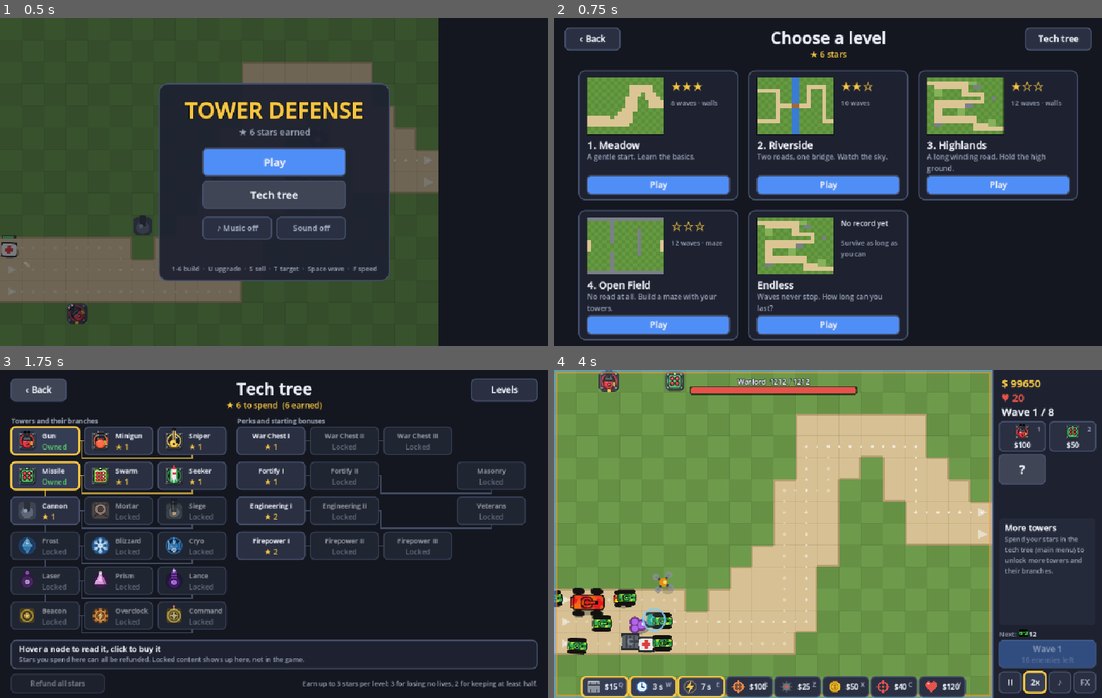
Above: before the commit, frames 1-4 (two rows, left to right).
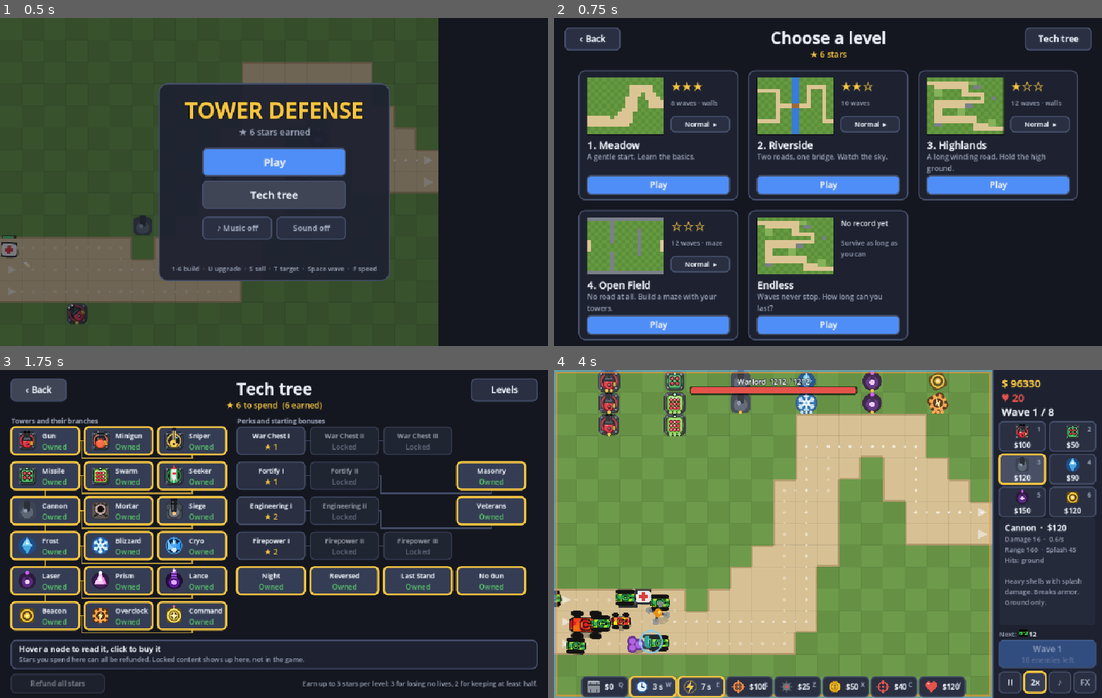
Above: after the commit, the same moments.

Repository: DonnyPlease/tower_defense
Game: Godot game, scene res://tools/screenshots.tscn
Same seed, same stepped clock (60 frames per second), same inputs: the game is played once before the commit and once after it. This scene is started directly instead of the project's main scene.
Inputs (mouse positions are in pixels of both pictures, inside the frame that each line leads up to):
- Up to frame 1 (0.5 s): no input
- Up to frame 2 (0.75 s): tap Enter at 0.5 s; move the mouse to (828, 162) at 0.52 s; hold W from 0.53 s (still down); tap 1 at 0.6 s; click (828, 162) at 0.67 s
- Up to frame 3 (1.75 s): tap Space at 0.77, 1.07, 1.25, 1.52, 1.55 s; tap E at 0.8, 1.35 s; move the mouse to (38, 389) at 1.27 s; release W at 1.28 s; hold S from 1.28 s (still down); click (38, 389) at 1.42 s
- Up to frame 4 (4 s): tap Space at 1.82, 2.1, 3.02, 3.32, 3.77, 3.8 s; move the mouse to (1019, 435) at 2.02 s; release S at 2.03 s; hold W 2.03-3.53 s; click (1019, 435) at 2.17 s; tap 1 at 2.3, 2.85 s; move the mouse to (1074, 435) at 2.77 s; click (1074, 435) at 2.92 s; tap E at 3.05 s; move the mouse to (1019, 468) at 3.52 s; hold S from 3.53 s (still down); tap Q at 3.6 s; click (1019, 468) at 3.67 s

Frame 1 is identical in both runs. In frame 2, 0.8% of the frame differs, in the area x 21-95%, y 29-78%; in frame 3, 21%, in the area x 1-97%, y 17-81%; in frame 4, 7.2%.

Commit message:
Add level variants: night, reversed, last stand and no gun
Every level can be played with a twist once its variant is unlocked in the
tech tree, and each variant earns stars of its own. Night darkens the field
(a shader lights the ground around towers) and shortens every tower's
range by 20%; Reversed swaps entrances and exits; Last Stand has 5 lives;
No Gun bans the Gun. A switch on each level card picks the variant; saved
games and restarts keep it (level ids like meadow@night).

Co-Authored-By: Claude Opus 5.5 <noreply@anthropic.com>
Claude-Session: https://claude.ai/code/session_01XU3kyMMcUQrufofKSQgHVe

Diff:
--- a/src/data/level_def.gd
+++ b/src/data/level_def.gd
@@ -12,7 +12,9 @@
 ## In `road_walls` levels enemies stay on the road, but walls (and towers on
 ## walls) can be built on it where it is wide enough, and enemies walk around them.
 
-var id: String
+var id: String ## "meadow", or with a variant "meadow@night"
+var base_id: String ## the level without its variant ("meadow")
+var variant: String = "" ## "" for the level as designed (see Levels.VARIANTS)
 var name: String
 var description: String
 var tiles: PackedStringArray
@@ -23,12 +25,19 @@
 ## Multiplies every enemy's hitpoints on this level (the main difficulty knob).
 var hp_scale: float = 1.0
 var waves: Array[Wave] = []
+## Variants: multiplies every tower's range (night), and towers that can't be built.
+var tower_range: float = 1.0
+var banned: Array[String] = []
 
 
 ## A copy with a different hitpoint scale (used by the balance tuner).
 func with_hp_scale(value: float) -> LevelDef:
 	var copy := LevelDef.new()
 	copy.id = id
+	copy.base_id = base_id
+	copy.variant = variant
+	copy.tower_range = tower_range
+	copy.banned = banned
 	copy.name = name
 	copy.description = description
 	copy.tiles = tiles
--- a/src/data/levels.gd
+++ b/src/data/levels.gd
@@ -6,7 +6,11 @@
 static var ENDLESS: LevelDef = _build_endless()
 
 
+## A level by id; "meadow@night" is Meadow's night variant.
 static func by_id(id: String) -> LevelDef:
+	var at: int = id.find("@")
+	if at >= 0:
+		return with_variant(by_id(id.substr(0, at)), id.substr(at + 1))
 	for level: LevelDef in LEVELS:
 		if level.id == id:
 			return level
@@ -24,6 +28,7 @@
 		tiles: PackedStringArray, waves: Array[Wave], maze: bool = false, road_walls: bool = false) -> LevelDef:
 	var l := LevelDef.new()
 	l.id = id
+	l.base_id = id
 	l.name = name
 	l.description = description
 	l.money = money
@@ -164,6 +169,73 @@
 		], true)
 
 	return [meadow, riverside, highlands, openfield]
+
+
+# ---- Variants -------------------------------------------------------------------
+
+## Twists on the same maps. Each is unlocked in the tech tree (the node has the
+## variant's id) and earns stars of its own.
+const VARIANTS: Array[String] = ["night", "reversed", "laststand", "nogun"]
+
+
+class LevelVariant:
+	var id: String
+	var name: String
+	var description: String
+	var tower_range: float = 1.0
+	var lives: int = 0 ## 0: the level's own
+	var banned: Array[String] = []
+	var reversed: bool = false
+
+	func _init(p_id: String, p_name: String, p_description: String) -> void:
+		id = p_id
+		name = p_name
+		description = p_description
+
+
+static var _variants: Dictionary[String, LevelVariant] = _build_variants()
+
+
+static func _build_variants() -> Dictionary[String, LevelVariant]:
+	var night := LevelVariant.new("night", "Night", "It's dark: every tower sees 20% less far.")
+	night.tower_range = 0.8
+	var reversed := LevelVariant.new("reversed", "Reversed", "Enemies come in where they used to leave, and leave where they came in.")
+	reversed.reversed = true
+	var last := LevelVariant.new("laststand", "Last Stand", "Only 5 lives.")
+	last.lives = 5
+	var nogun := LevelVariant.new("nogun", "No Gun", "The Gun can't be built.")
+	nogun.banned = ["gun"]
+	return {"night": night, "reversed": reversed, "laststand": last, "nogun": nogun}
+
+
+static func get_variant(id: String) -> LevelVariant:
+	assert(_variants.has(id), "Unknown variant '%s'" % id)
+	return _variants[id]
+
+
+static func is_variant(id: String) -> bool:
+	return _variants.has(id)
+
+
+## The level with a variant applied ("" or an unknown variant: the level itself).
+static func with_variant(level: LevelDef, variant_id: String) -> LevelDef:
+	if not is_variant(variant_id) or level.id == ENDLESS.id:
+		return level
+	var v: LevelVariant = get_variant(variant_id)
+	var l: LevelDef = level.with_hp_scale(level.hp_scale)
+	l.id = "%s@%s" % [level.id, v.id]
+	l.variant = v.id
+	l.name = "%s (%s)" % [level.name, v.name]
+	l.tower_range = v.tower_range
+	l.banned = v.banned
+	if v.lives > 0:
+		l.lives = v.lives
+	if v.reversed:
+		var tiles: PackedStringArray = []
+		for row: String in level.tiles:
+			tiles.append(row.replace("S", "?").replace("E", "S").replace("?", "E"))
+		l.tiles = tiles
+	return l
 
 
 # ---- Endless mode ------------------------------------------------------------
--- a/src/data/tech.gd
+++ b/src/data/tech.gd
@@ -8,7 +8,7 @@
 ## The screen lays the nodes out on a grid (`col`, `row`): towers and their
 ## branches on the left, perks, starting bonuses and challenges on the right.
 
-enum Kind { TOWER, BRANCH, PERK, BONUS }
+enum Kind { TOWER, BRANCH, PERK, BONUS, VARIANT }
 
 ## Owned from the start, for free.
 const START: Array[String] = ["gun", "missile"]
@@ -107,6 +107,13 @@
 		"Your first %d walls in every game are free." % MASONRY_WALLS))
 	out.append(TechNode.new("veterans", "Veterans", Kind.BONUS, 2, ["engineering2"], 4, 6, 2,
 		"The first tower you build in every game starts at level 2."))
+
+	# Level variants: the same maps with a twist, each with stars of its own.
+	var earned_for: Array[int] = [4, 6, 8, 10]
+	for i: int in Levels.VARIANTS.size():
+		var v: Levels.LevelVariant = Levels.get_variant(Levels.VARIANTS[i])
+		out.append(TechNode.new(v.id, v.name, Kind.VARIANT, 1, [], earned_for[i], 3 + i, 4,
+			"Level variant: %s Every level can be played this way, for 3 more stars each." % v.description))
 	return out
 
 
--- a/src/game/profile.gd
+++ b/src/game/profile.gd
@@ -264,6 +264,22 @@
 	return rank
 
 
+## Level variants unlocked in the tree.
+func is_variant_unlocked(variant: String) -> bool:
+	return Levels.is_variant(variant) and owns(variant)
+
+
+## The ways a level can be played: "" (as designed) and the unlocked variants.
+func variants_for(level_id: String) -> Array[String]:
+	var out: Array[String] = [""]
+	if level_id == Levels.ENDLESS.id:
+		return out
+	for v: String in Levels.VARIANTS:
+		if is_variant_unlocked(v):
+			out.append(v)
+	return out
+
+
 ## What the tree changes in a game: perks and starting bonuses.
 func modifiers() -> Perks.Modifiers:
 	var ranks: Dictionary[String, int] = {}
--- a/src/scenes/game_scene.gd
+++ b/src/scenes/game_scene.gd
@@ -609,7 +609,7 @@
 		var ok: bool = reason == World.BlockReason.NONE and world.can_afford(tool)
 		var color: Color = Color.WHITE if ok else Palette.RED
 		if reason != World.BlockReason.TERRAIN:
-			var reach: float = Towers.get_def(tool).levels[0].attack_range \
+			var reach: float = Towers.get_def(tool).levels[0].attack_range * world.tower_range \
 				* (Config.HIGH_GROUND_RANGE if (world.map.is_high_ground(col, row) or world.has_wall(col, row)) else 1.0)
 			g.draw_circle(center, reach, Color(color, 0.12))
 			Paint.stroke_circle(g, center.x, center.y, reach, 2, Color(color, 0.6))
--- a/src/scenes/level_select_scene.gd
+++ b/src/scenes/level_select_scene.gd
@@ -1,6 +1,7 @@
 class_name LevelSelectScene
 extends Node2D
-## Pick a level (or endless mode).
+## Pick a level (or endless mode), and how to play it: as designed or one of
+## the variants unlocked in the tech tree (night, reversed, ...).
 
 const CARD_W: float = 290
 const CARD_H: float = 236
@@ -10,11 +11,18 @@
 var play_buttons: Dictionary[String, GameButton] = {}
 var back_button: GameButton
 var tech_button: GameButton
+## The button that switches a card between its variants, by level id (only
+## levels with variants unlocked have one).
+var variant_buttons: Dictionary[String, GameButton] = {}
 
 var _stars: TextLabel
 ## Each card's status line ("★★☆", "Best: 4 waves") and description, by level id.
 var _status: Dictionary[String, TextLabel] = {}
 var _desc: Dictionary[String, TextLabel] = {}
+## The variant each card will play ("" as designed), by level id.
+var _chosen: Dictionary[String, String] = {}
+var _cards: Dictionary[String, Card] = {}
+var _profile: Profile
 
 
 class Card:
@@ -31,6 +39,7 @@
 
 func _ready() -> void:
 	var profile: Profile = Profile.load_profile()
+	_profile = profile
 	var ui := Control.new()
 	ui.size = Vector2(Config.WIDTH, Config.HEIGHT)
 	ui.mouse_filter = Control.MOUSE_FILTER_IGNORE
@@ -96,16 +105,43 @@
 		var id: String = card.id
 		_status[id] = status
 		_desc[id] = desc
+		_cards[id] = card
+		_chosen[id] = ""
 		var play := GameButton.new(Rect2(x + 15, y + CARD_H - 44, CARD_W - 30, 34), "Play" if unlocked else "Locked",
 			func() -> void:
 				if unlocked:
-					Router.goto_game(id)).font(15)
+					Router.goto_game(play_id(id))).font(15)
+		var variants: Array[String] = profile.variants_for(id)
+		if unlocked and variants.size() > 1:
+			var vb := GameButton.new(Rect2(x + 168, y + 84, CARD_W - 183, 28), "Normal  ▸", func() -> void: next_variant(id)) \
+				.font(12)
+			ui.add_child(vb)
+			variant_buttons[id] = vb
 		if unlocked:
 			play.primary()
 		ui.add_child(play)
 		play.set_enabled(unlocked)
 		play_buttons[id] = play
 	Audio.set_intensity(0)
+
+
+## The level id the card's Play button starts ("meadow" or "meadow@night").
+func play_id(id: String) -> String:
+	var v: String = _chosen.get(id, "")
+	return id if v.is_empty() else "%s@%s" % [id, v]
+
+
+## Switches a card to its next variant (wrapping back to the level as designed).
+func next_variant(id: String) -> void:
+	var variants: Array[String] = _profile.variants_for(id)
+	var i: int = variants.find(_chosen.get(id, ""))
+	var v: String = variants[(i + 1) % variants.size()]
+	_chosen[id] = v
+	var b: GameButton = variant_buttons[id]
+	b.set_label(("%s  ▸" % Levels.get_variant(v).name) if not v.is_empty() else "Normal  ▸")
+	b.set_selected(not v.is_empty())
+	_status[id].show_text(Format.star_string(_profile.stars_on(play_id(id))))
+	_desc[id].show_text(Levels.get_variant(v).description if not v.is_empty() else _cards[id].desc)
 
 
 func _card_background(x: float, y: float, map: GameMap, unlocked: bool) -> PainterView:
--- a/src/sim/tower.gd
+++ b/src/sim/tower.gd
@@ -41,6 +41,7 @@
 var targets: Array[Enemy] = []
 var buff: float = 0.0 ## fire-rate bonus from nearby beacons, set by the world every tick
 var range_buff: float = 0.0 ## range bonus from a nearby command post, set by the world every tick
+var range_factor: float = 1.0 ## the level's range multiplier (night), see set_range_factor
 var heat: int = 0 ## laser: ticks spent on the current target
 var spin: float = 0.0 ## minigun: 0..1, how far it has spun up
 
@@ -99,7 +100,7 @@
 
 func _refresh_stats() -> void:
 	stats = Towers.level_stats(kind, level, branch_id)
-	_base_range = stats.attack_range * (Config.HIGH_GROUND_RANGE if high_ground else 1.0)
+	_base_range = stats.attack_range * (Config.HIGH_GROUND_RANGE if high_ground else 1.0) * range_factor
 	attack_range = _base_range * (1 + range_buff)
 
 
@@ -107,6 +108,11 @@
 func set_branch(b: TowerBranch) -> void:
 	branch = b
 	level = Towers.BRANCH_LEVEL
+
+
+func set_range_factor(value: float) -> void:
+	range_factor = value
+	_refresh_stats()
 
 
 func set_range_buff(value: float) -> void:
--- a/src/sim/world.gd
+++ b/src/sim/world.gd
@@ -54,6 +54,7 @@
 
 var map: GameMap
 var level_id: String
+var variant: String = "" ## the level's variant ("" as designed), see Levels.VARIANTS
 var endless: bool
 var modifiers: Perks.Modifiers
 var start_lives: int
@@ -77,6 +78,8 @@
 var damage_multiplier: float = 1.0
 ## Tower branches the player can't choose yet (all are open by default).
 var locked_branches: Dictionary[String, bool] = {}
+## Every tower's range is multiplied by this (a night variant).
+var tower_range: float = 1.0
 ## Starting bonuses from the tech tree: walls still free in this game, and
 ## whether the next tower built starts at level 2.
 var free_walls_left: int = 0
@@ -105,9 +108,12 @@
 	map = GameMap.new(level.name, level.tiles, level.maze, level.road_walls)
 	assert(map.error.is_empty(), map.error)
 	level_id = level.id
+	variant = level.variant
 	modifiers = p_modifiers if p_modifiers != null else Perks.no_modifiers()
 	for kind: String in unlocked:
-		_unlocked[kind] = true
+		if not level.banned.has(kind):
+			_unlocked[kind] = true
+	tower_range = level.tower_range
 	_endless_waves = endless_waves
 	endless = endless_waves.is_valid()
 	_static_waves = level.waves
@@ -282,6 +288,8 @@
 	var cost: int = cost_of(kind)
 	# A wall under a tower raises it like high ground does.
 	var tower := Tower.new(kind, col, row, map.is_high_ground(col, row) or has_wall(col, row), cost)
+	if tower_range != 1.0:
+		tower.set_range_factor(tower_range)
 	if veteran_left:
 		tower.level = 1 # Veterans: the first tower starts at level 2
 		veteran_left = false
@@ -874,6 +882,7 @@
 		if not (map.is_buildable_terrain(save.col, save.row) or walled) or not Towers.is_kind(save.kind):
 			continue
 		var tower := Tower.new(save.kind, save.col, save.row, map.is_high_ground(save.col, save.row) or walled, save.invested)
+		tower.range_factor = tower_range
 		var b: String = save.branch
 		if Towers.is_branch(b) and Towers.get_branch(b).kind == save.kind and save.level >= Towers.BRANCH_LEVEL:
 			tower.branch = Towers.get_branch(b)
--- a/src/view/field_view.gd
+++ b/src/view/field_view.gd
@@ -46,6 +46,8 @@
 var _beams: DrawNode
 var _bars: DrawNode
 var _rings: RingLayer
+## Darkness of night variants (null otherwise).
+var night: NightLayer = null
 var _explosion: Burst
 var _sparks: Burst
 var _smoke: Burst
@@ -75,6 +77,9 @@
 	add_child(_abilities)
 	_rings = RingLayer.new(D_EFFECTS)
 	add_child(_rings)
+	if world.variant == "night":
+		night = NightLayer.new()
+		add_child(night)
 
 	_explosion = Burst.new(D_EFFECTS).speed(40, 170).lifespan(250, 550).scale_over_life(0.7, 0) \
 		.colors([0xffd166, 0xff8c42, 0xef476f, 0x8d99ae])
@@ -262,6 +267,8 @@
 		_mines.queue_redraw()
 	_mines_drawn = not world.mines.is_empty()
 	_abilities.queue_redraw()
+	if night != null:
+		night.sync(world)
 	_sync_towers()
 	_sync_enemies()
 	if _frame_count % 3 == 0:
--- /dev/null
+++ b/src/view/night.gdshader
@@ -0,0 +1,21 @@
+shader_type canvas_item;
+// Darkness over the field at night, with a pool of light around every tower.
+
+const int MAX_LIGHTS = 64;
+uniform vec4 lights[MAX_LIGHTS]; // x, y, radius (field pixels)
+uniform int count = 0;
+uniform vec2 field_size = vec2(800.0, 600.0);
+uniform float darkness = 0.58;
+
+void fragment() {
+	vec2 p = UV * field_size;
+	float lit = 0.0;
+	for (int i = 0; i < MAX_LIGHTS; i++) {
+		if (i >= count) {
+			break;
+		}
+		float d = distance(p, lights[i].xy);
+		lit = max(lit, 1.0 - smoothstep(lights[i].z * 0.45, lights[i].z, d));
+	}
+	COLOR = vec4(0.02, 0.03, 0.12, darkness * (1.0 - lit));
+}
--- /dev/null
+++ b/src/view/night_layer.gd
@@ -0,0 +1,37 @@
+class_name NightLayer
+extends ColorRect
+## Night variants: darkness over the field, lit around every tower (a shader).
+
+const MAX_LIGHTS: int = 64
+const LIGHT_RADIUS: float = 70.0
+const DEPTH: int = 39 ## over towers and enemies, under health bars and effects
+
+var _material := ShaderMaterial.new()
+
+
+func _init() -> void:
+	size = Vector2(Config.FIELD_W, Config.FIELD_H)
+	mouse_filter = Control.MOUSE_FILTER_IGNORE
+	z_index = DEPTH
+	z_as_relative = false
+	_material.shader = load("res://src/view/night.gdshader")
+	_material.set_shader_parameter("field_size", size)
+	material = _material
+
+
+## Puts a light on every tower (and the exits, so the way out is never lost).
+func sync(world: World) -> void:
+	var lights: Array[Vector4] = []
+	for e: Vector2i in world.map.ends:
+		var p: Vector2 = GameMap.tile_center(e)
+		lights.append(Vector4(p.x, p.y, LIGHT_RADIUS, 0))
+	for t: Tower in world.towers:
+		if lights.size() >= MAX_LIGHTS:
+			break
+		lights.append(Vector4(t.x, t.y, LIGHT_RADIUS, 0))
+	var packed: Array[Vector4] = lights.duplicate()
+	packed.resize(MAX_LIGHTS)
+	for i: int in range(lights.size(), MAX_LIGHTS):
+		packed[i] = Vector4.ZERO
+	_material.set_shader_parameter("lights", packed)
+	_material.set_shader_parameter("count", lights.size())
--- /dev/null
+++ b/tests/smoke/test_variants.gd
@@ -0,0 +1,101 @@
+extends SceneTestCase
+## Level variants on the level select screen and in the game: choosing one,
+## playing it, and what it looks like (night is dark).
+
+
+func open_levels() -> LevelSelectScene:
+	Router.goto_levels()
+	if not await wait_for_scene("LevelSelectScene"):
+		return null
+	return scene()
+
+
+func test_without_variants_a_card_just_plays_the_level() -> void:
+	use_profile({"meadow": 3})
+	var levels: LevelSelectScene = await open_levels()
+	if levels == null:
+		return
+	expect_true(levels.variant_buttons.is_empty(), "no variants unlocked: no switch")
+
+
+func test_choosing_and_playing_a_variant() -> void:
+	var p: Profile = use_profile({"meadow": 3, "riverside": 1, "meadow@night": 2}, ["night", "reversed"])
+	p.music = false
+	var levels: LevelSelectScene = await open_levels()
+	if levels == null:
+		return
+	expect_true(levels.variant_buttons.has("meadow"))
+	expect_false(levels.variant_buttons.has("openfield"), "locked levels have no switch")
+	expect_false(levels.variant_buttons.has("endless"), "endless has no variants")
+	var b: GameButton = levels.variant_buttons["meadow"]
+	expect_eq(b.label_text(), "Normal  ▸")
+	expect_eq(levels.status_text("meadow"), "★★★")
+	await click_button(b)
+	expect_eq(b.label_text(), "Night  ▸")
+	expect_eq(levels.status_text("meadow"), "★★☆", "the night's own stars")
+	expect_contains(levels.description_text("meadow"), "20% less far")
+	await click_button(b)
+	expect_eq(b.label_text(), "Reversed  ▸")
+	expect_eq(levels.status_text("meadow"), "☆☆☆")
+	await click_button(b)
+	expect_eq(b.label_text(), "Normal  ▸", "back round to the level as designed")
+	await click_button(b)
+	await click_button(levels.play_buttons["meadow"])
+	if not await wait_for_scene("GameScene"):
+		return
+	var game: GameScene = scene()
+	expect_eq(game.level_id, "meadow@night")
+	expect_eq(game.world.variant, "night")
+	expect_contains(game.banner_text(), "Meadow (Night)")
+	await press_key(KEY_1)
+	await click_tile(6, 9)
+	expect_eq(game.world.towers.size(), 1)
+	if game.world.towers.is_empty():
+		return
+	var t: Tower = game.world.towers[0]
+	expect_near(t.attack_range, Towers.get_def("gun").levels[0].attack_range * 0.8)
+	# Restarting keeps the variant.
+	await press_key(KEY_ESCAPE)
+	await press_key(KEY_ESCAPE)
+	var old: int = game.get_instance_id()
+	await click_button(game.pause_overlay.button("Restart level"))
+	expect_true(await until(func() -> bool: return scene() is GameScene and scene().get_instance_id() != old, 300))
+	expect_eq((scene() as GameScene).level_id, "meadow@night")
+
+
+func test_reversed_enemies_come_from_the_other_side() -> void:
+	use_profile({"meadow": 3}, ["reversed"])
+	var game: GameScene = await open_game("riverside@reversed")
+	if game == null:
+		return
+	await press_key(KEY_SPACE)
+	expect_true(await until(func() -> bool: return not game.world.enemies.is_empty(), 300), "an enemy appears")
+	if game.world.enemies.is_empty():
+		return
+	expect_gt(game.world.enemies[0].x, Config.FIELD_W / 2.0, "from the right, where they used to leave")
+
+
+func test_night_is_dark_except_around_towers() -> void:
+	if not rendering_available():
+		skip("needs a display; tests/run.sh uses xvfb-run")
+		return
+	use_profile({"meadow": 3}, ["night"])
+	var game: GameScene = await open_game("meadow@night")
+	if game == null:
+		return
+	expect_not_null(game.field.night)
+	game.world.build("gun", 3, 1)
+	await frames(40) # the dust settles
+	var img: Image = await screenshot()
+	var far: Color = pixel_at(img, tile(16, 13).x + 12, tile(16, 13).y + 12) # grass far from the tower
+	var lit: Color = pixel_at(img, tile(4, 1).x, tile(4, 1).y + 12) # grass right next to it
+	expect_lt(far.get_luminance(), Palette.GRASS.get_luminance() * 0.7, "dark far from the towers")
+	expect_gt(lit.get_luminance(), far.get_luminance() * 1.4, "lit next to a tower")
+
+
+func test_a_normal_level_has_no_darkness() -> void:
+	use_profile()
+	var game: GameScene = await open_game("meadow")
+	if game == null:
+		return
+	expect_null(game.field.night)
--- /dev/null
+++ b/tests/unit/test_variants.gd
@@ -0,0 +1,97 @@
+extends TestCase
+## Level variants: the same maps with a twist (night, reversed, last stand,
+## no gun), each with stars of its own and unlocked in the tech tree.
+
+static var profile_path: String = "user://unit_variants_%d.json" % OS.get_process_id()
+
+
+func before_each() -> void:
+	Profile.storage_path = profile_path
+	Profile.forget_cache()
+	DirAccess.remove_absolute(profile_path)
+	Profile.reset()
+
+
+func after_each() -> void:
+	DirAccess.remove_absolute(profile_path)
+	Profile.storage_path = Profile.DEFAULT_PATH
+	Profile.forget_cache()
+
+
+func test_every_variant_has_a_name_a_description_and_a_tech_node() -> void:
+	for id: String in Levels.VARIANTS:
+		var v: Levels.LevelVariant = Levels.get_variant(id)
+		expect_false(v.name.is_empty(), id)
+		expect_false(v.description.is_empty(), id)
+		expect_true(Tech.is_node(id), "%s is unlocked in the tree" % id)
+
+
+func test_a_variant_level_has_its_own_id_and_resolves_back() -> void:
+	var night: LevelDef = Levels.with_variant(Levels.by_id("meadow"), "night")
+	expect_eq(night.id, "meadow@night")
+	expect_eq(night.base_id, "meadow")
+	expect_eq(night.variant, "night")
+	expect_eq(night.name, "Meadow (Night)")
+	var again: LevelDef = Levels.by_id("meadow@night")
+	expect_eq(again.id, "meadow@night")
+	expect_eq(again.tower_range, night.tower_range)
+	expect_eq(Levels.with_variant(Levels.by_id("meadow"), "").id, "meadow", "no variant: the level itself")
+
+
+func test_night_shortens_every_tower_range() -> void:
+	var w := World.new(Levels.by_id("meadow@night"))
+	var t: Tower = w.build("gun", 0, 0)
+	expect_near(t.attack_range, Towers.get_def("gun").levels[0].attack_range * Levels.get_variant("night").tower_range)
+	w.upgrade(t)
+	expect_near(t.attack_range, Towers.get_def("gun").levels[1].attack_range * Levels.get_variant("night").tower_range)
+
+
+func test_reversed_swaps_the_entrances_and_the_exits() -> void:
+	var normal := World.new(Levels.by_id("riverside"))
+	var reversed := World.new(Levels.by_id("riverside@reversed"))
+	expect_eq(reversed.map.starts, normal.map.ends)
+	expect_eq(reversed.map.ends, normal.map.starts)
+	var e: Enemy = reversed.spawn("scout")
+	expect_gt(e.x, Config.FIELD_W / 2.0, "enemies come from the right now")
+
+
+func test_last_stand_has_few_lives_and_no_gun_bans_the_gun() -> void:
+	var last := World.new(Levels.by_id("highlands@laststand"))
+	expect_eq(last.lives, Levels.get_variant("laststand").lives)
+	var unarmed := World.new(Levels.by_id("meadow@nogun"))
+	expect_false(unarmed.is_unlocked("gun"))
+	expect_null(unarmed.build("gun", 0, 0))
+	expect_not_null(unarmed.build("missile", 0, 0))
+
+
+func test_variants_earn_their_own_stars() -> void:
+	var p: Profile = Profile.load_profile()
+	p.record_win("meadow", 2)
+	expect_eq(p.record_win("meadow@night", 3), 3)
+	expect_eq(p.stars_on("meadow"), 2)
+	expect_eq(p.stars_on("meadow@night"), 3)
+	expect_eq(p.total_stars(), 5)
+	expect_true(p.is_level_unlocked(1), "the base level unlocks the next one")
+
+
+func test_variants_are_played_only_once_unlocked() -> void:
+	var p: Profile = Profile.load_profile()
+	expect_eq(p.variants_for("meadow"), [""] as Array[String], "only the normal level at first")
+	p.stars["meadow"] = 3
+	p.stars["riverside"] = 3
+	expect_false(p.is_variant_unlocked("night"))
+	expect_true(p.buy_tech("night"))
+	expect_true(p.is_variant_unlocked("night"))
+	expect_eq(p.variants_for("meadow"), ["", "night"] as Array[String])
+	expect_eq(p.variants_for(Levels.ENDLESS.id), [""] as Array[String], "endless has no variants")
+
+
+func test_a_variant_game_is_saved_and_resumed_as_that_variant() -> void:
+	var w := World.new(Levels.by_id("riverside@reversed"))
+	w.build("missile", 2, 1)
+	var snap: WorldSnapshot = WorldSnapshot.from_dict(JSON.parse_string(JSON.stringify(w.snapshot().to_dict())))
+	expect_eq(snap.level_id, "riverside@reversed")
+	var w2 := World.new(Levels.by_id(snap.level_id))
+	w2.restore(snap)
+	expect_eq(w2.map.starts, w.map.starts)
+	expect_eq(w2.towers.size(), 1)
--- a/tools/screenshots.gd
+++ b/tools/screenshots.gd
@@ -34,6 +34,9 @@
 		Profile.forget_cache()
 		var p: Profile = Profile.reset()
 		p.stars = {"meadow": 3, "riverside": 2, "highlands": 1}
+		for n: Tech.TechNode in Tech.NODES:
+			if n.kind != Tech.Kind.PERK:
+				p.free_tech[n.id] = true
 		p.music = false
 		p.sfx = false
 		Profile.save_profile(p)
@@ -47,11 +50,15 @@
 		Router.goto_levels()
 		await _wait_for("LevelSelectScene")
 		await _snap("levels")
+		var levels: LevelSelectScene = get_tree().current_scene
+		levels.next_variant("meadow")
+		await _frames(2)
+		await _snap("levels_variant")
 		Router.goto_tech()
 		await _wait_for("TechTreeScene")
 		await _snap("tech_tree")
 
-		for id: String in ["meadow", "riverside", "highlands", "openfield"]:
+		for id: String in ["meadow", "riverside", "highlands", "openfield", "highlands@night"]:
 			Router.goto_game(id)
 			await _wait_for("GameScene")
 			var s: GameScene = get_tree().current_scene
@@ -83,10 +90,16 @@
 					n += 1
 					if n % 2 == 1:
 						w.upgrade(t)
+					elif n > 6:
+						# Grown into a branch.
+						w.upgrade(t)
+						w.upgrade(t)
+						w.choose_branch(t, t.def.branches[n % 2].id)
 		for type: String in ["boss", "splitter", "healer", "drone", "shielded", "armored", "tank", "scout"]:
 			w.spawn(type)
 		w.start_next_wave()
 		s.selected = w.towers[1]
+		s.field.sync(0) # draw the new towers right away
 		s.speed = 2
 
 
Not shown, added: src/view/night.gdshader.uid
Not shown, added: src/view/night_layer.gd.uid
Not shown, added: tests/smoke/test_variants.gd.uid
Not shown, added: tests/unit/test_variants.gd.uid
Not shown, changed: dev_ideas.md
